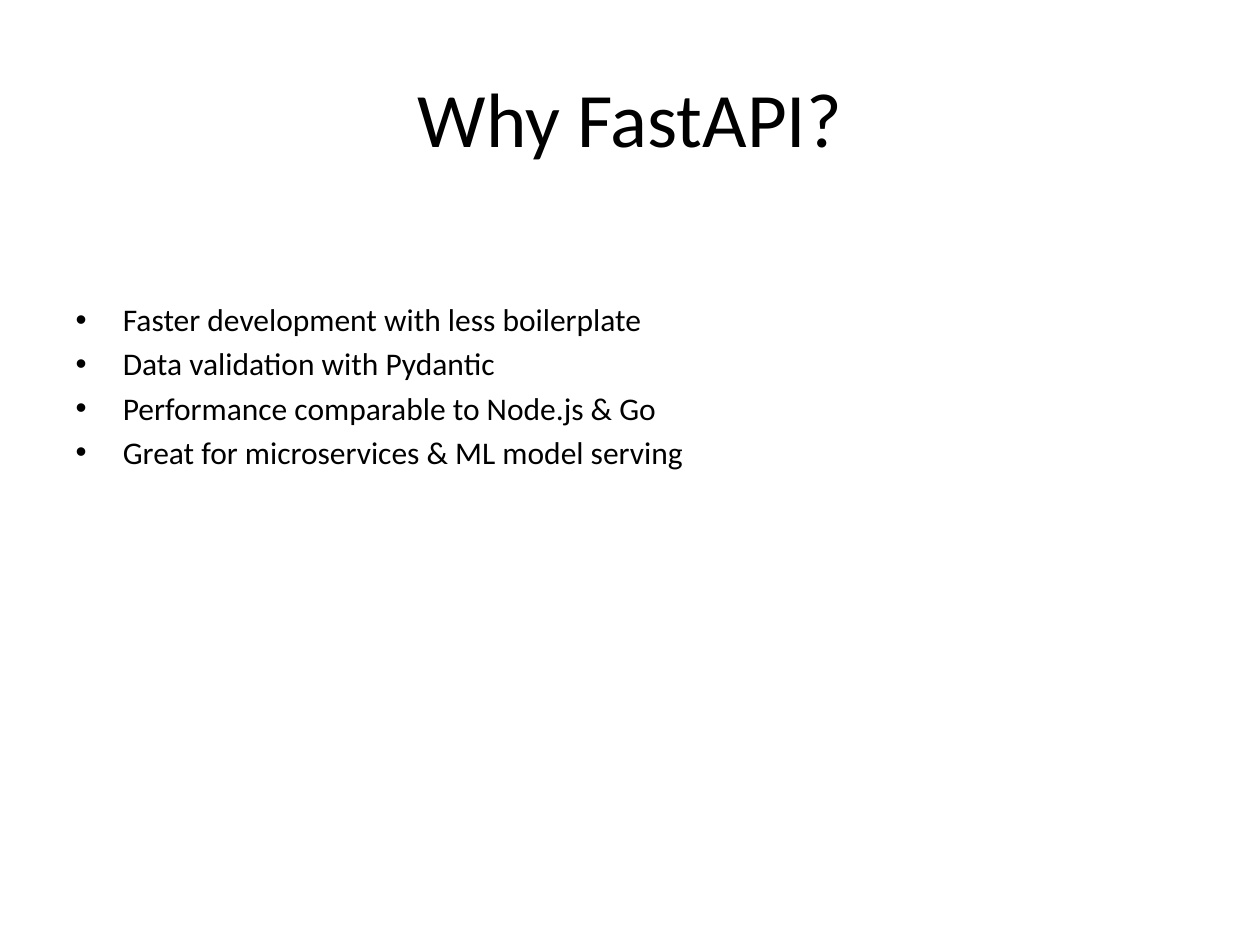
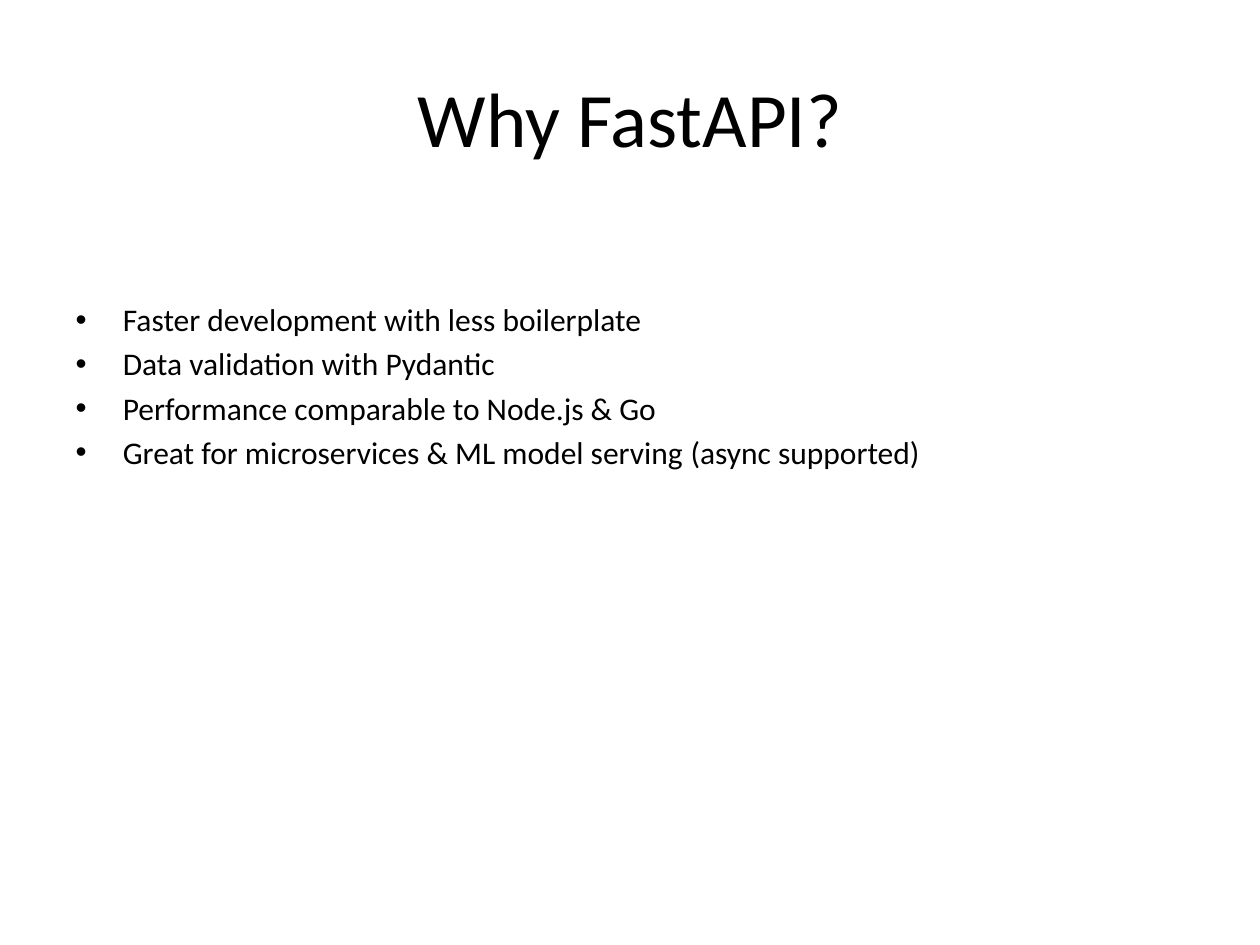
Before and after one commit to adityap301/FastAPI_Tutorials, a slide deck: slide 11 of FastAPI_Workshop.pptx (slide 10 before the commit). Drawn at 1260x945 pixels with LibreOffice and Linux fonts; fonts in the diff are those of the drawing. Boxes give left, top, right and bottom in pixels: in the first picture for what was removed or moved away, otherwise in the second. Text is boxed around its words. In the diff, an @@ line names an element or a change of style, - is before the commit and + after.

```diff
--- a/FastAPI_Workshop.pptx
+++ b/FastAPI_Workshop.pptx
@@ text at box(123, 441, 919, 470): text changed @@
-• Great for microservices & ML model serving
+• Great for microservices & ML model serving (async supported)
```
Also in this commit, not shown: 5 other slides changed, 1 slide added.
